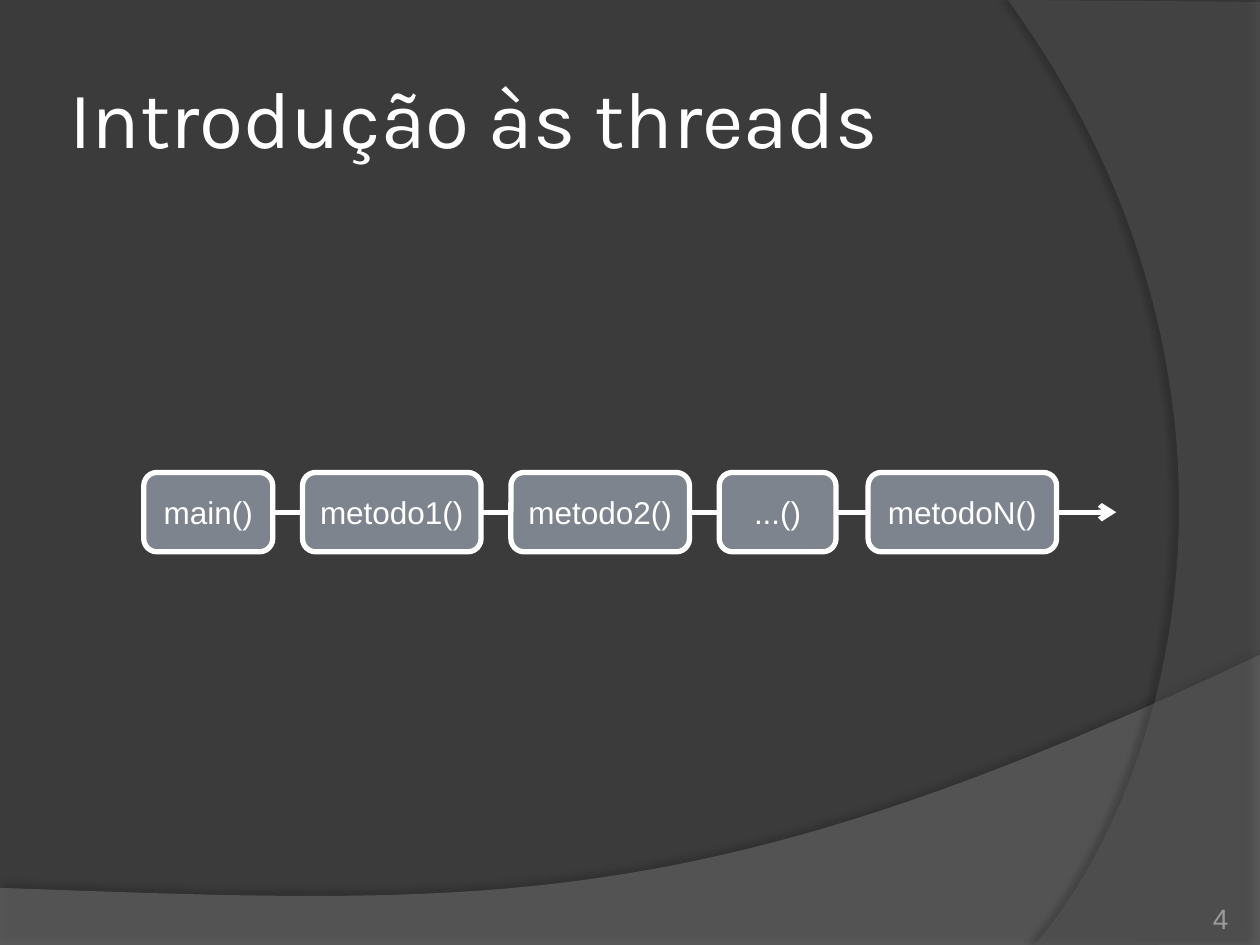
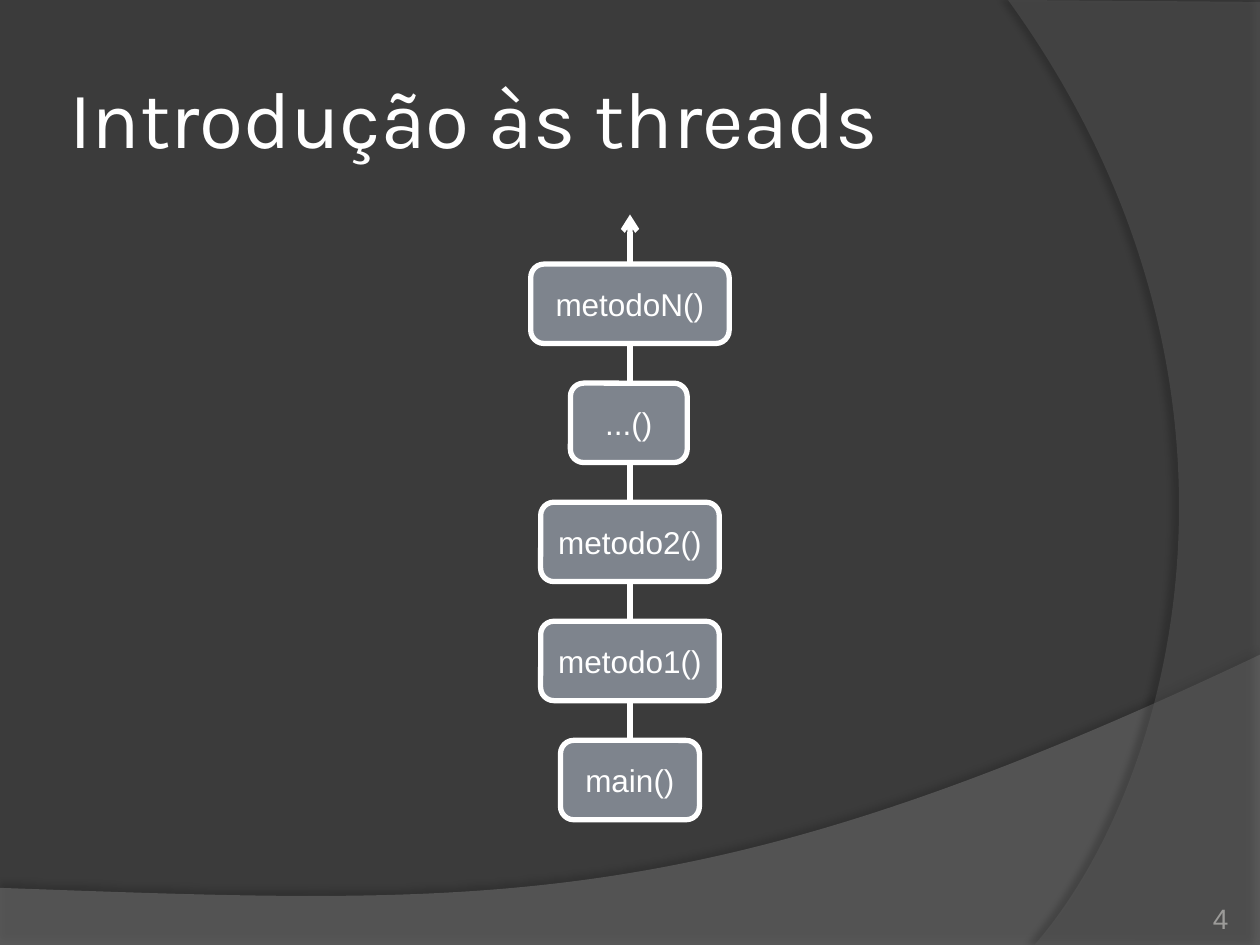
Before and after one commit to duchesqui/slzvieira-training, a slide deck: slide 4 of 2-Java-Programmer-Modulo-II/14.Capitulo08.pptx. Drawn at 1260x945 pixels with LibreOffice and Linux fonts; fonts in the diff are those of the drawing. Boxes give left, top, right and bottom in pixels: in the first picture for what was removed or moved away, otherwise in the second. Text is boxed around its words. In the diff, an @@ line names an element or a change of style, - is before the commit and + after.

```diff
--- a/2-Java-Programmer-Modulo-II/14.Capitulo08.pptx
+++ b/2-Java-Programmer-Modulo-II/14.Capitulo08.pptx
@@ arrow moved from (203, 512) - (1116, 512) to (630, 741) - (630, 214) @@
@@ rounded rectangle "metodoN()" resized from (x1=868, y1=472, x2=1057, y2=552) to (x1=530, y1=265, x2=728, y2=344) @@
@@ rounded rectangle "...()" moved from (x1=719, y1=472, x2=837, y2=552) to (x1=571, y1=383, x2=688, y2=462) @@
@@ rounded rectangle "metodo2()" moved from (x1=512, y1=472, x2=690, y2=552) to (x1=541, y1=503, x2=719, y2=582) @@
@@ rounded rectangle "metodo1()" moved from (x1=302, y1=472, x2=481, y2=552) to (x1=541, y1=621, x2=719, y2=701) @@
@@ rounded rectangle "main()" resized from (x1=144, y1=472, x2=272, y2=552) to (x1=561, y1=741, x2=699, y2=820) @@
```
Also in this commit, not shown: 10 other slides changed, 12 slides added, 7 slides removed, 1 other file.
